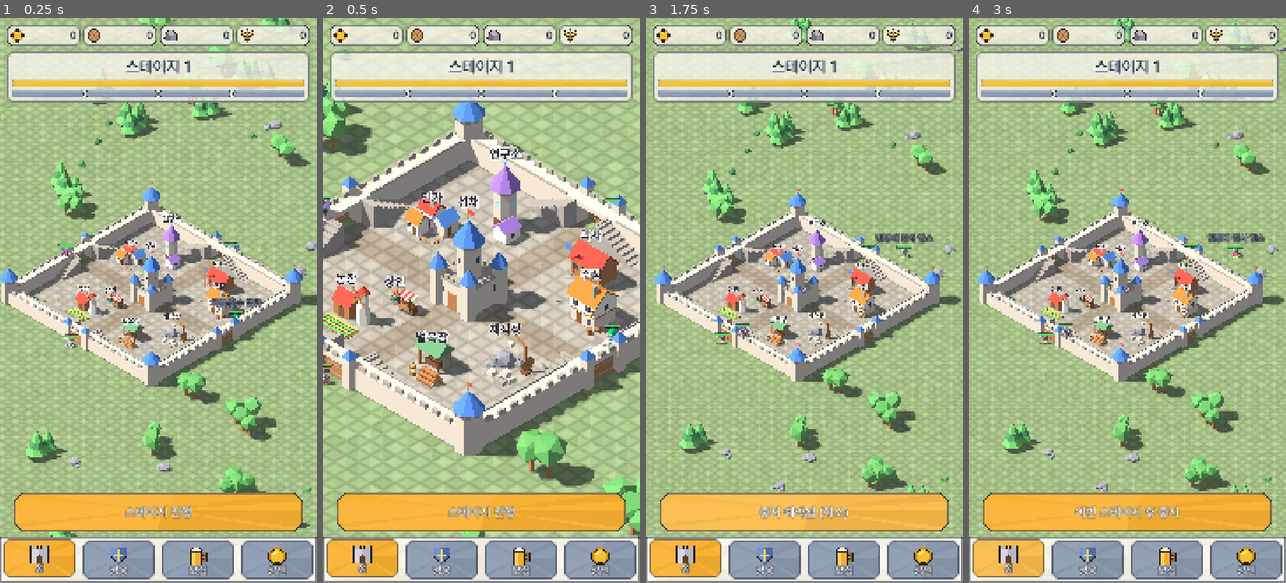
Above: before the commit, frames 1-4 (left to right).
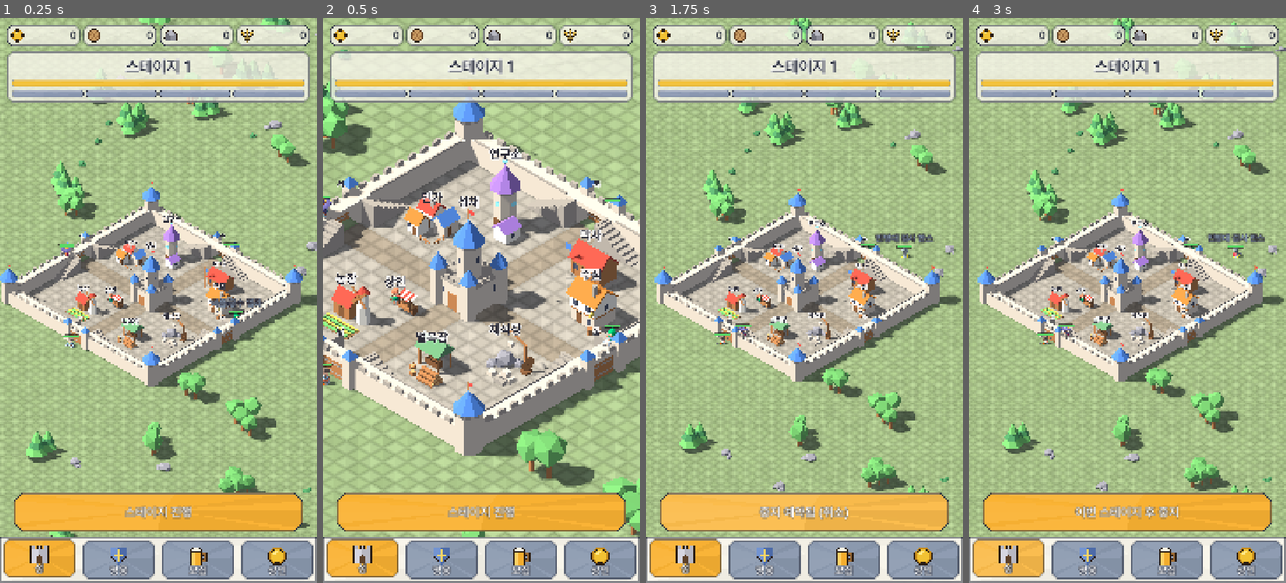
Above: after the commit, the same moments.

Repository: ILSEONG/CastleRPG
Game: Godot game, scene res://tests/input_check.tscn
Same seed, same stepped clock (60 frames per second), same inputs: the game is played once before the commit and once after it. This scene is started directly instead of the project's main scene.
Inputs (mouse positions are in pixels of both pictures, inside the frame that each line leads up to):
- Up to frame 1 (0.25 s): no input
- Up to frame 2 (0.5 s): no input
- Up to frame 3 (1.75 s): click "스테이지 진행" at 0.5 s; click "이번 스테이지 후 중지" at 1.25 s
- Up to frame 4 (3 s): click "중지 예약됨 (취소)" at 2 s; click (1007, 560) at 2.77 s

The runs differ from the first frame. In frame 1, less than 0.1% of the frame differs, in the area x 24-72%, y 38-54%; in frame 2, 0.1%, in the area x 4-88%, y 28-57%; in frame 3, less than 0.1%; in frame 4, less than 0.1%.

Commit message:
feat: direction letters above the gatehouses; camera pan_to for smooth moves
Co-Authored-By: Claude Opus 5.5 <noreply@anthropic.com>

Diff:
--- a/scripts/camera_rig.gd
+++ b/scripts/camera_rig.gd
@@ -1,6 +1,6 @@
 extends Node3D
 ## 쿼터뷰 직교 카메라 리그. 리그 위치 = 화면 중앙이 바라보는 바닥 지점.
-## 한 손가락/마우스 드래그로 이동(DRAG_THRESHOLD_PX 넘으면 드래그 확정), 휠·두 손가락 핀치로 줌.
+## 한 손가락/마우스 드래그로 이동(DRAG_THRESHOLD_PX 넘으면 드래그 확정), 휠·두 손가락 핀치로 줌. pan_to = 지점으로 부드럽게 이동(HUD 성문 막대 탭).
 ## 한 손가락 터치 팬은 emulate_mouse_from_touch로 들어온다(0번 손가락 → 마우스 이벤트) —
 ## pan_pixels는 InputEventScreenDrag에서는 호출되지 않고 InputEventMouseMotion 쪽에서만 호출된다.
 ## 입력을 소비하지 않는다 — 탭 판정(UnitPicker)도 같은 이벤트를 본다.
@@ -19,6 +19,7 @@
 var _press_pos: Vector2 = Vector2.INF
 var _dragging := false
 var _touches := {}  # 터치 index -> 화면 위치 (핀치용)
+var _pan: Tween  # pan_to 진행 중(손으로 끌면 멈춘다)
 
 
 func _ready() -> void:
@@ -72,8 +73,20 @@
 		_dragging = false
 
 
+## 화면 가운데가 바닥 지점 target(높이 무시)을 보도록 sec초 동안 부드럽게 옮긴다(개정 12-2 §2). 줌은 그대로, 팬 한계 안.
+func pan_to(target: Vector3, sec: float) -> void:
+	if _pan != null:
+		_pan.kill()
+	var limit := Balance.MAP_HALF - PAN_LIMIT_MARGIN
+	var dest := Vector3(clampf(target.x, -limit, limit), position.y, clampf(target.z, -limit, limit))
+	_pan = create_tween()
+	_pan.tween_property(self, "position", dest, sec).set_trans(Tween.TRANS_CUBIC).set_ease(Tween.EASE_OUT)
+
+
 ## 화면 픽셀 이동량만큼 바닥이 손가락을 따라오게 리그를 옮긴다.
 func pan_pixels(rel: Vector2) -> void:
+	if _pan != null:
+		_pan.kill()  # 손이 이긴다
 	var world_per_px := camera.size / get_viewport().get_visible_rect().size.x
 	var right := camera.global_basis.x
 	right.y = 0.0
--- a/scripts/castle.gd
+++ b/scripts/castle.gd
@@ -10,11 +10,15 @@
 const Formation := preload("res://scripts/formation.gd")
 const TownKit := preload("res://scripts/town_kit.gd")
 
+const FONT := preload("res://assets/fonts/Pretendard-SemiBold.otf")
+
 const LAYER_GATE := 2
 const LAYER_WALL := 8
 const TAP_MARGIN := Vector3(1, 1, 1)  # 탭 판정 박스 여유
+const SIDE_LABEL_Y := Balance.WALL_H + 3.0  # 문루(기둥 지붕 끝 ~5.3 m) 위 방향 글자 높이
 
 var half: float = 0.0
+var side_labels: Array = []  # side -> 문루 위 방향 글자 Label3D(북·동·남·서)
 var _gate_doors: Array = []  # side -> 문짝 MeshInstance3D
 
 
@@ -33,6 +37,7 @@
 		var facing := Basis(Vector3.UP, atan2(dir.x, dir.z))  # 로컬 +Z가 성 바깥을 보게
 		_add_mesh(gate_mesh, Transform3D(facing, center))
 		_gate_doors.append(_add_mesh(doors_mesh, Transform3D(facing, center)))
+		side_labels.append(_add_side_label(Formation.SIDE_NAMES[side], center + Vector3(0, SIDE_LABEL_Y, 0)))
 		_add_tap_area(center, _along(perp, Balance.GATE_W, Balance.WALL_H, Balance.WALL_T), LAYER_GATE, side)
 		var seg_len := half + Balance.WALL_T - Balance.GATE_W / 2.0
 		for s in [-1.0, 1.0]:
@@ -82,6 +87,24 @@
 	return Vector3(thickness, height, length)
 
 
+## 문루 위 방향 글자: 건물 이름표(buildings._add_label)와 같은 스타일, 크기 70%(pixel_size 0.03 → 0.021).
+func _add_side_label(text: String, pos: Vector3) -> Label3D:
+	var label := Label3D.new()
+	label.text = text
+	label.font = FONT
+	label.font_size = 48
+	label.outline_size = 12
+	label.pixel_size = 0.03 * 0.7
+	label.billboard = BaseMaterial3D.BILLBOARD_ENABLED
+	label.no_depth_test = true
+	label.cast_shadow = GeometryInstance3D.SHADOW_CASTING_SETTING_OFF
+	label.modulate = Color(0.18, 0.18, 0.22)
+	label.outline_modulate = Color(1, 1, 1, 0.9)
+	label.position = pos
+	add_child(label)
+	return label
+
+
 func _add_tap_area(ground_center: Vector3, size: Vector3, layer: int, side: int) -> void:
 	var area := Area3D.new()
 	area.collision_layer = layer
--- a/scripts/formation.gd
+++ b/scripts/formation.gd
@@ -15,6 +15,7 @@
 const SIDE_DIR: Array[Vector3] = [
 	Vector3(0, 0, -1), Vector3(1, 0, 0), Vector3(0, 0, 1), Vector3(-1, 0, 0),
 ]
+const SIDE_NAMES := ["북", "동", "남", "서"]  # 면 방향 이름(HUD 성문 막대·문루 글자)
 
 static var _keep_half: float = Balance.building("keep").size.x * Balance.TILE / 2.0  # 성채 외벽 절반 크기. 로드 때 한 번 계산
 
